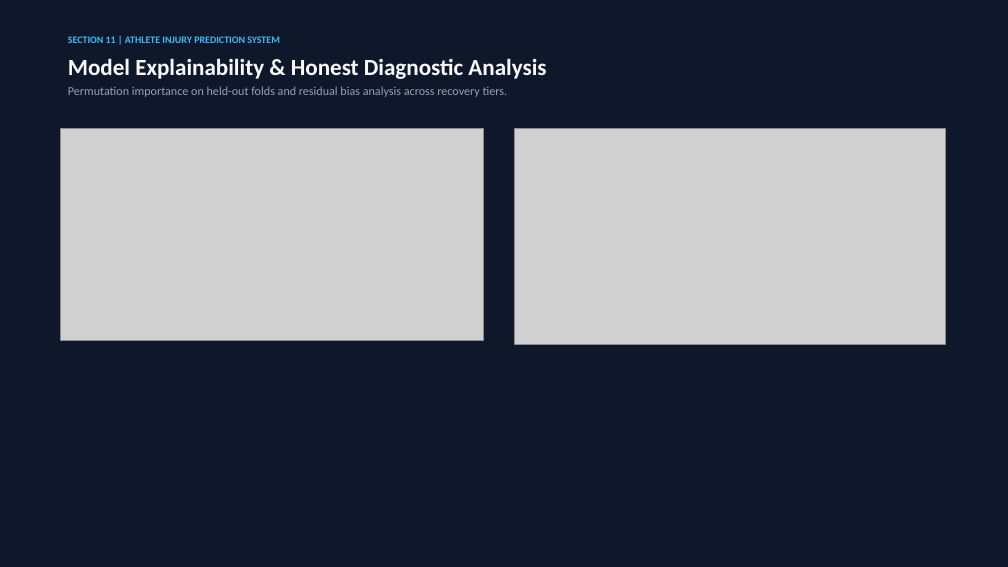
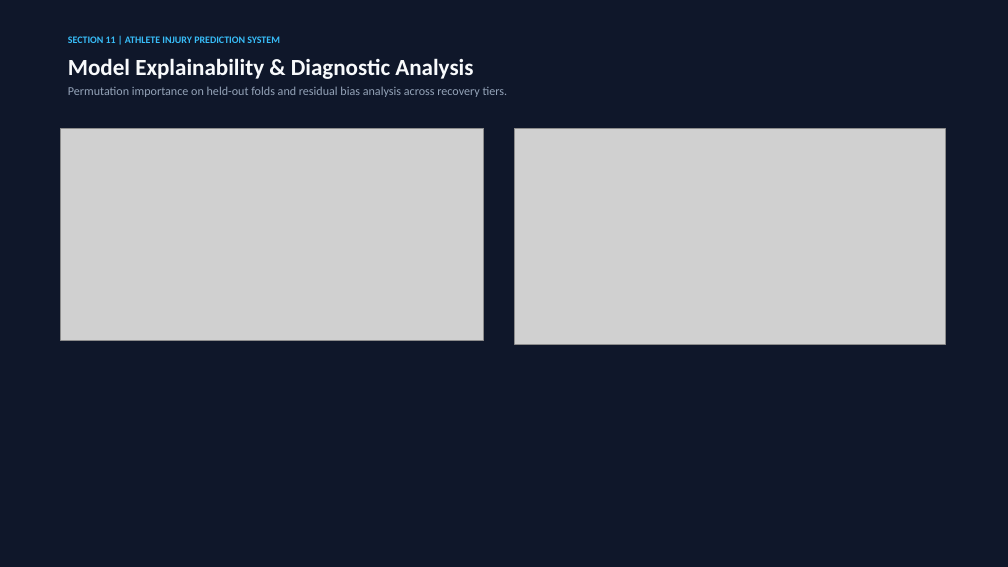
Before and after one commit to bhavya277/ML-Model-for-Athletes, a slide deck: slide 11 of Athlete_Injury_Prediction_Competition.pptx. Drawn at 1008x567 pixels with LibreOffice and Linux fonts; fonts in the diff are those of the drawing; grey boxes stand for pictures. Boxes give left, top, right and bottom in pixels: in the first picture for what was removed or moved away, otherwise in the second. Text is boxed around its words. In the diff, an @@ line names an element or a change of style, - is before the commit and + after.

```diff
--- a/Athlete_Injury_Prediction_Competition.pptx
+++ b/Athlete_Injury_Prediction_Competition.pptx
@@ text at (x1=68, y1=58, x2=473, y2=79): text changed @@
-Model Explainability & Honest Diagnostic Analysis
+Model Explainability & Diagnostic Analysis
```
Also in this commit, not shown: 6 other slides changed, 10 other files.
